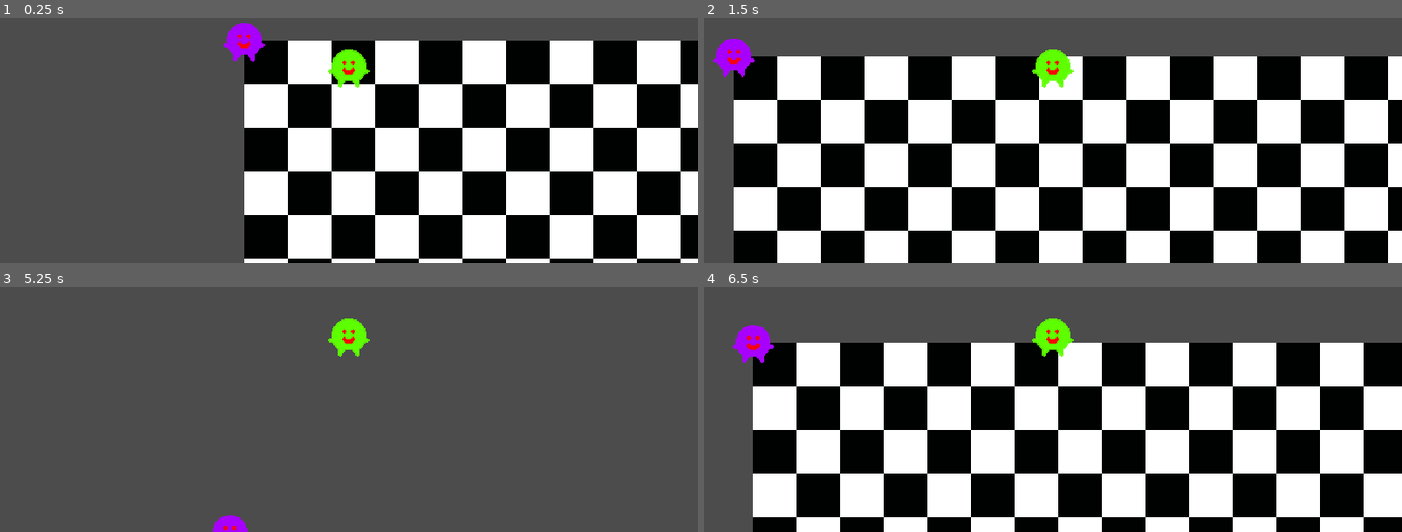
Above: before the commit, frames 1-4 (two rows, left to right).
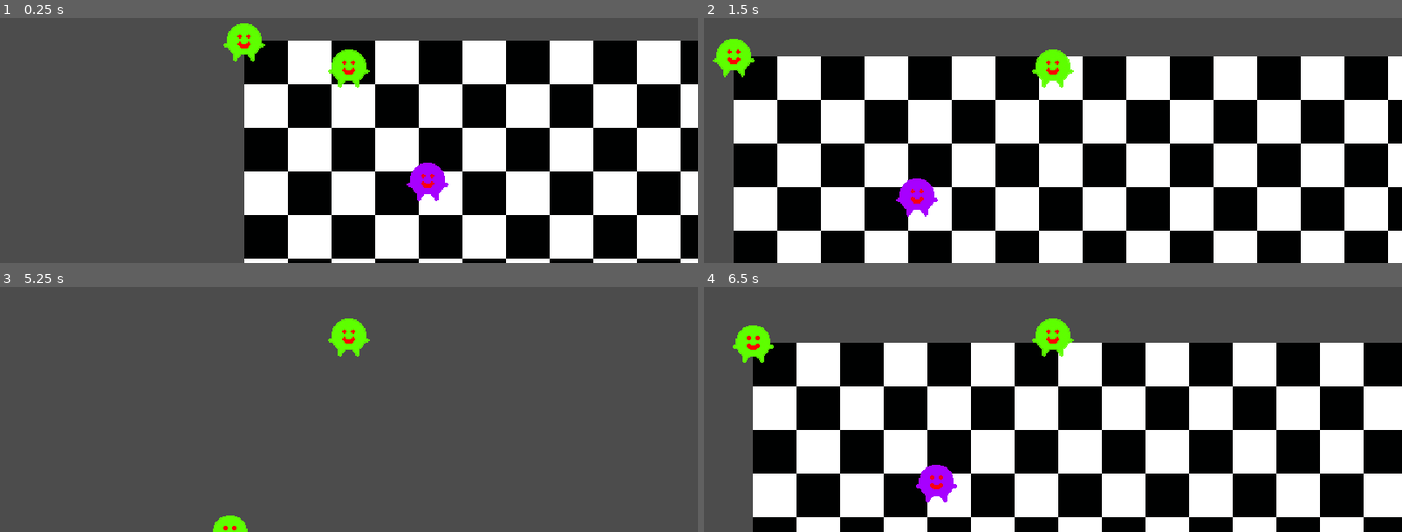
Above: after the commit, the same moments.

Repository: dazzlemon/bizzare
Game: Godot game, scene res://levels/Level.tscn
Two runs of this game, one before a commit and one after it. Both use one fixed random seed, a clock stepped at 60 frames per second and the inputs below.
Inputs (mouse positions are in pixels of both pictures, inside the frame that each line leads up to):
- Up to frame 1 (0.25 s): no input
- Up to frame 2 (1.5 s): tap Enter at 0.5 s; move the mouse to (1206, 47) at 0.52 s; press the mouse at (1206, 47) at 0.53 s; hold Right (ui_right) 0.53-1.28 s; move the mouse to (913, 86) at 1.27 s; release the mouse at (913, 86) at 1.28 s; hold Down (ui_down) from 1.28 s (still down); click (913, 86) at 1.35 s
- Up to frame 3 (5.25 s): move the mouse to (outside the picture) at 2.02 s; release Down (ui_down) at 2.03 s; press the mouse at (outside the picture) at 2.03 s; hold Right (ui_right) 2.03-2.78 s; move the mouse to (314, 414) at 2.77 s; release the mouse at (314, 414) at 2.78 s; hold Up (ui_up) 2.78-3.53 s; click (314, 414) at 2.85 s; move the mouse to (558, 394) at 3.52 s; press the mouse at (558, 394) at 3.53 s; hold Left (ui_left) 3.53-5.03 s; tap Space at 4.25 s; move the mouse to (outside the picture) at 4.27 s; release the mouse at (outside the picture) at 4.28 s; click (outside the picture) at 4.35 s; tap Enter at 5 s; move the mouse to (383, 336) at 5.02 s; press the mouse at (383, 336) at 5.03 s; hold Down (ui_down) from 5.03 s (still down)
- Up to frame 4 (6.5 s): move the mouse to (outside the picture) at 5.77 s; release Down (ui_down) at 5.78 s; release the mouse at (outside the picture) at 5.78 s; hold Right (ui_right) from 5.78 s (still down); click (outside the picture) at 5.85 s

The runs differ from the first frame. In frame 1, 1.2% of the frame differs, in the area x 32-65%, y 2-75%; in frame 2, 1.2%; in frame 3, 0.3%; in frame 4, 1.2%.

Commit message:
derived main_char and enemy from base_player (sorta), but new enemy doesn't die anymore

Diff:
--- a/production/bizzare_proj/etc/MeleeAttack.gd
+++ b/production/bizzare_proj/etc/MeleeAttack.gd
@@ -17,7 +17,7 @@
 func _process(delta):
 	if attack_wait_for_next_sec > 0:
 		attack_wait_for_next_sec -= delta
-	if Input.is_action_pressed("attack") and attack_wait_for_next_sec <= 0:
+	if get_node("../Control").attack_pressed() and attack_wait_for_next_sec <= 0:
 		attack_active = true
 		attack_active_timeleft_sec = ATTACK_DURATION_SEC
 		attack_wait_for_next_sec = ATTACK_INTERVAL + ATTACK_DURATION_SEC
--- /dev/null
+++ b/production/bizzare_proj/etc/enemy_ai_control.gd
@@ -0,0 +1,10 @@
+extends Control
+
+func get_input_vector():
+	var input_vector = Vector2.ZERO
+	input_vector.x = 0
+	input_vector.y = 0
+	return input_vector.normalized()
+
+func attack_pressed():
+	return false
--- a/production/bizzare_proj/levels/Level.tscn
+++ b/production/bizzare_proj/levels/Level.tscn
@@ -1,5 +1,6 @@
-[gd_scene load_steps=5 format=2]
+[gd_scene load_steps=6 format=2]
 
+[ext_resource path="res://etc/enemy_ai_control.gd" type="Script" id=1]
 [ext_resource path="res://textures/background_checkerboard_test360p.png" type="Texture" id=2]
 [ext_resource path="res://players/base_player/base_player.tscn" type="PackedScene" id=3]
 [ext_resource path="res://players/npc/enemy.tscn" type="PackedScene" id=4]
@@ -10,8 +11,6 @@
 [node name="background_checkerboard_test360p" type="Sprite" parent="."]
 position = Vector2( 320, 180 )
 texture = ExtResource( 2 )
-
-[node name="enemy" parent="." instance=ExtResource( 4 )]
 
 [node name="StaticBody2D" type="StaticBody2D" parent="."]
 
@@ -31,3 +30,16 @@
 
 [node name="Camera2D" type="Camera2D" parent="main_char"]
 current = true
+
+[node name="enemy" parent="." instance=ExtResource( 3 )]
+
+[node name="Control" type="Control" parent="enemy"]
+margin_right = 40.0
+margin_bottom = 40.0
+script = ExtResource( 1 )
+__meta__ = {
+"_edit_use_anchors_": false
+}
+
+[node name="old_enemy" parent="." instance=ExtResource( 4 )]
+position = Vector2( 168, 128 )
--- a/production/bizzare_proj/players/base_player/base_player.gd
+++ b/production/bizzare_proj/players/base_player/base_player.gd
@@ -1,5 +1,7 @@
-#extends Node2D
 extends KinematicBody2D
+
+onready var stats = $Stats
+var loot_scene = preload("res://players/npc/Coin.tscn")
 
 const ACCEL = 2000
 const MAX_SPEED = 300
@@ -7,9 +9,16 @@
 
 var velocity
 
-var texture = preload("res://textures/Chilopups.png")
+func _ready():
+	set_hitbox()
+	set_hurtbox()
+	set_sprite()
+	set_attack_hitbox()
+	velocity = Vector2.ZERO
+	randomize()
 
 func set_sprite():
+	var texture = load("res://textures/Chilopups.png")
 	get_node("Sprite").set_texture(texture)
 
 func set_hitbox():
@@ -20,19 +29,19 @@
 
 func set_hurtbox():
 	var new_hurtbox = CircleShape2D.new()
+	new_hurtbox.set_radius(20)
+	get_node("hurtbox/CollisionShape2D").set_shape(new_hurtbox)
+	# example code
+
+func set_attack_hitbox():
+	var new_hurtbox = CircleShape2D.new()
 	new_hurtbox.set_radius(10)
 
 	#set offset
-	get_node("MeleeAttack/swordhitbox").translate(Vector2(20, 0))
+	get_node("MeleeAttack/swordhitbox").translate(Vector2(31, 0))
 
 	get_node("MeleeAttack/swordhitbox/CollisionShape2D").set_shape(new_hurtbox)
 	# example code
-
-func _ready():
-	set_hitbox()
-	set_hurtbox()
-	set_sprite()
-	velocity = Vector2.ZERO
 
 func accelerate(delta, input_vector):
 	return velocity.move_toward(input_vector * MAX_SPEED, ACCEL * delta)
@@ -44,3 +53,19 @@
 	var input_vector = get_node("Control").get_input_vector()
 	velocity = decelerate(delta) if input_vector == Vector2.ZERO else accelerate(delta, input_vector)
 	velocity = move_and_slide(velocity)
+
+func _on_hurtbox_area_entered(area):
+	stats.health -= area.damage
+	print("hp:" , stats.health)
+
+func _on_stats_no_health():
+	queue_free()
+	var random = randi() % 100 + 1
+	print(random)
+	if random <= 50:
+		print("<=50")
+		var loot = loot_scene.instance()
+		loot.global_position=global_position
+		get_tree().get_root().add_child(loot)
+	else:
+		print(">50")
--- a/production/bizzare_proj/players/base_player/base_player.tscn
+++ b/production/bizzare_proj/players/base_player/base_player.tscn
@@ -1,17 +1,23 @@
-[gd_scene load_steps=4 format=2]
+[gd_scene load_steps=5 format=2]
 
 [ext_resource path="res://players/base_player/base_player.gd" type="Script" id=1]
 [ext_resource path="res://players/Stats.gd" type="Script" id=2]
 [ext_resource path="res://etc/MeleeAttack.tscn" type="PackedScene" id=3]
+[ext_resource path="res://hitboxes/hurtbox.tscn" type="PackedScene" id=4]
 
 [node name="abstract_player" type="KinematicBody2D"]
 script = ExtResource( 1 )
 
 [node name="hitbox" type="CollisionShape2D" parent="."]
 
-[node name="stats" type="Node" parent="."]
+[node name="Stats" type="Node" parent="."]
 script = ExtResource( 2 )
+max_health = 2
 
 [node name="Sprite" type="Sprite" parent="."]
 
 [node name="MeleeAttack" parent="." instance=ExtResource( 3 )]
+
+[node name="hurtbox" parent="." instance=ExtResource( 4 )]
+[connection signal="no_health" from="Stats" to="." method="_on_stats_no_health"]
+[connection signal="area_entered" from="hurtbox" to="." method="_on_hurtbox_area_entered"]
--- a/production/bizzare_proj/players/main_char/Control.gd
+++ b/production/bizzare_proj/players/main_char/Control.gd
@@ -5,3 +5,6 @@
 	input_vector.x = Input.get_action_strength("ui_right") - Input.get_action_strength("ui_left")
 	input_vector.y = Input.get_action_strength("ui_down") - Input.get_action_strength("ui_up")
 	return input_vector.normalized()
+
+func attack_pressed():
+	return Input.is_action_pressed("attack")
